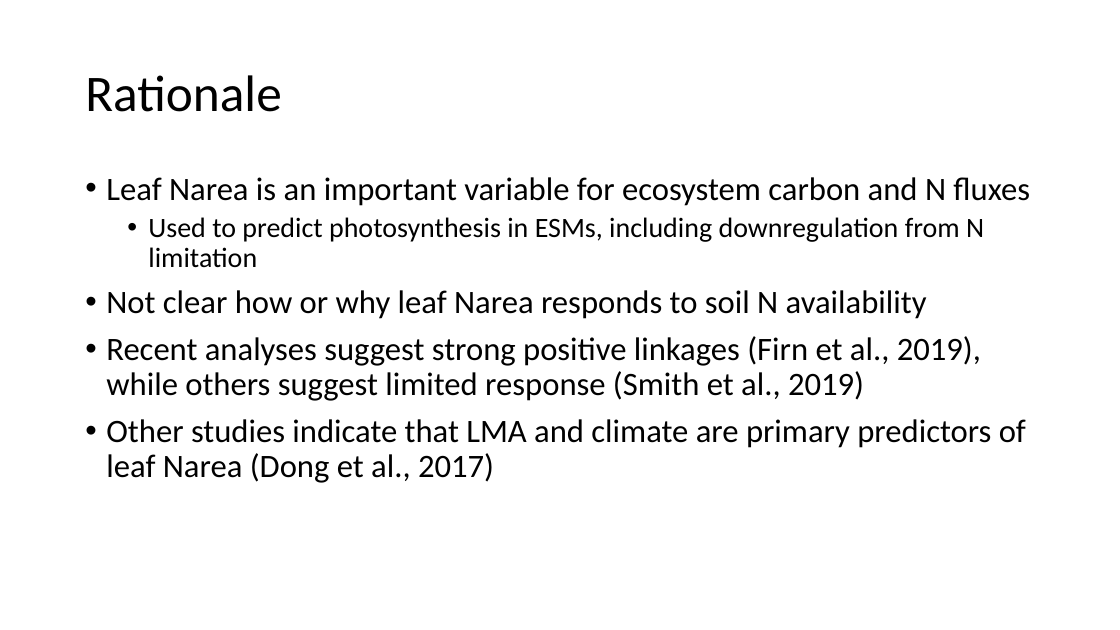
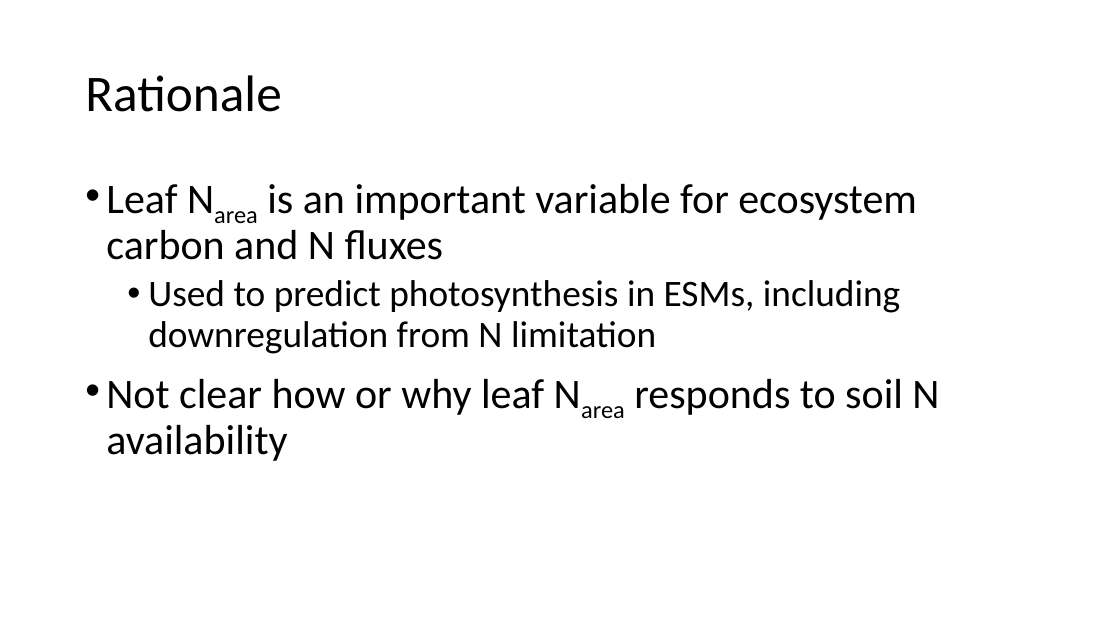
Before and after one commit to efwaring/NutNetPhys, a slide deck: slide 2 of presentations/nutnet_narea.pptx. Drawn at 1120x630 pixels with LibreOffice and Linux fonts; fonts in the diff are those of the drawing. Boxes give left, top, right and bottom in pixels: in the first picture for what was removed or moved away, otherwise in the second. Text is boxed around its words. In the diff, an @@ line names an element or a change of style, - is before the commit and + after.

Commit message:
new analyses, including C4 model also created presentation

```diff
--- a/presentations/nutnet_narea.pptx
+++ b/presentations/nutnet_narea.pptx
@@ text "Leaf Narea is an important ..." at (106, 184, 939, 461): size 28 to 36 pt in "Leaf Narea is an important variable for ...", "Not clear how or why leaf Narea ..."; now subscript in "Narea", "Narea"; size 24 to 32 pt in "Used to predict photosynthesis in ESMs, including ..." @@
@@ text at (106, 336, 1026, 483): paragraphs removed @@
-• Recent analyses suggest strong positive linkages (Firn et al., 2019), while others suggest limited response (Smith et al., 2019)
-• Other studies indicate that LMA and climate are primary predictors of leaf Narea (Dong et al., 2017)
```
Also in this commit, not shown: 8 other slides changed, 7 slides added, 13 other files.
